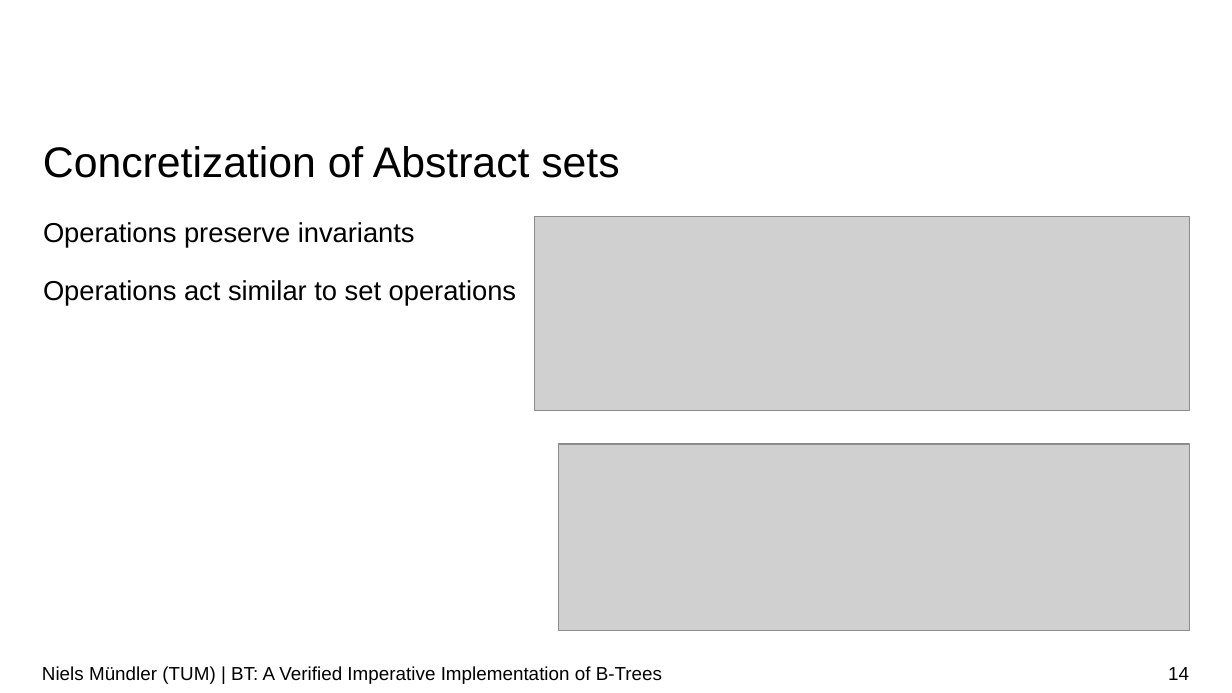
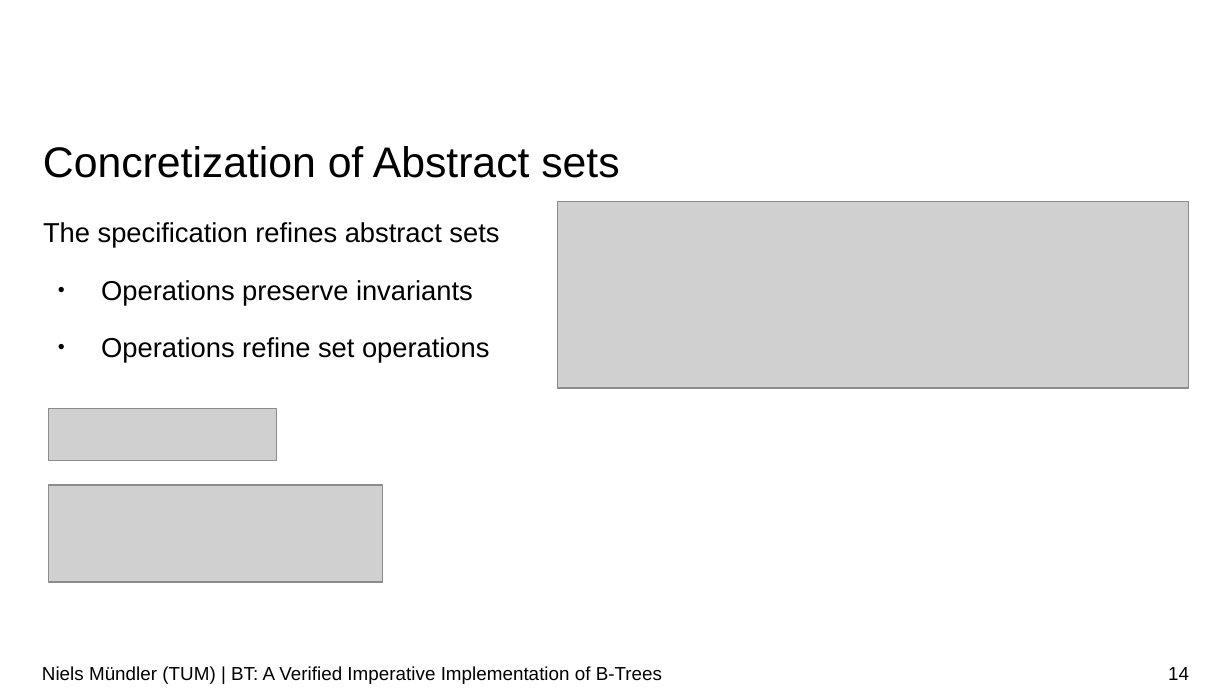
Before and after one commit to nielstron/btrees-thesis, a slide deck: slide 14 of colloqium.odp. Drawn at 1232x693 pixels with LibreOffice and Linux fonts; fonts in the diff are those of the drawing; grey boxes stand for pictures; background and template pictures are left out. Boxes give left, top, right and bottom in pixels: in the first picture for what was removed or moved away, otherwise in the second. Text is boxed around its words. In the diff, an @@ line names an element or a change of style, - is before the commit and + after.

```diff
--- a/colloqium.odp
+++ b/colloqium.odp
@@ picture: place and size @@
-picture at [535, 217, 1189, 410]
+picture at [558, 202, 1189, 388]
@@ text at [43, 222, 499, 248]: paragraph added @@
+The specification refines abstract sets
@@ text at [101, 280, 473, 305]: bullet none to ● @@
@@ text at [101, 337, 489, 362]: text changed @@
-Operations act similar to set operations
+● Operations refine set operations
@@ picture: place and size @@
-picture at [559, 444, 1190, 630]
+picture at [48, 408, 276, 461]
@@ picture added at [48, 485, 382, 583] @@
```
Also in this commit, not shown: 20 other slides changed, 5 slides added, 1 slide removed.
